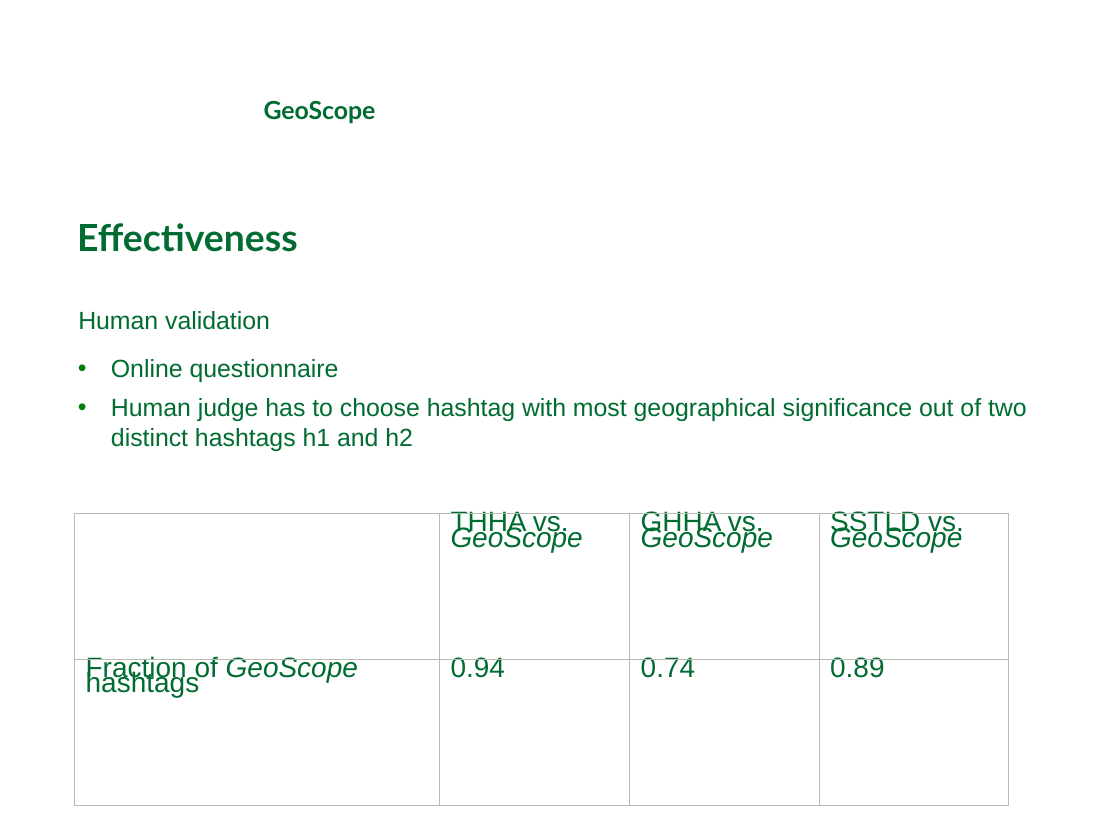
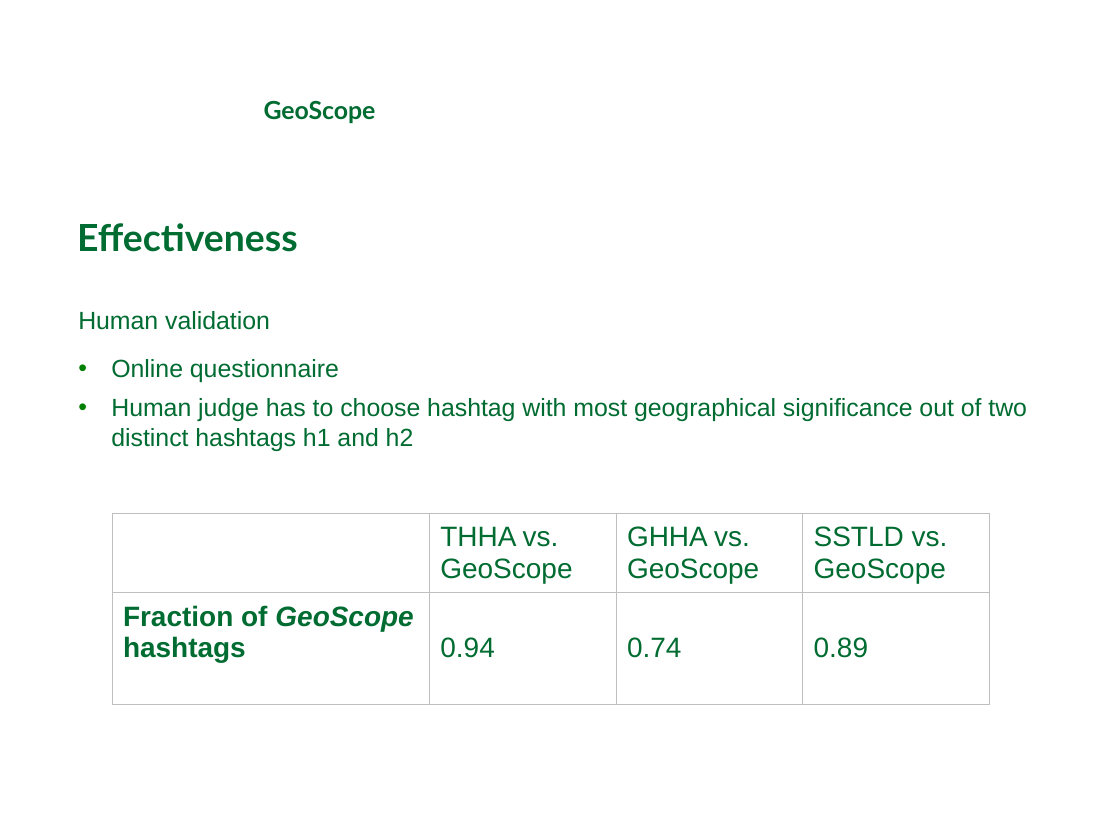
Before and after one commit to michaelprummer/datascience, a slide deck: slide 14 of GeoScope/DataScience1.ppt. Drawn at 1120x840 pixels with LibreOffice and Linux fonts; fonts in the diff are those of the drawing; background and template pictures are left out. Boxes give left, top, right and bottom in pixels: in the first picture for what was removed or moved away, otherwise in the second. Text is boxed around its words. In the diff, an @@ line names an element or a change of style, - is before the commit and + after.

```diff
--- a/GeoScope/DataScience1.ppt
+++ b/GeoScope/DataScience1.ppt
@@ table at (112, 513, 990, 671) @@
-row 1, column 2: THHA vs. GeoScope
+row 1, column 2: THHA vs. / GeoScope
-row 1, column 4: SSTLD vs. / GeoScope
+row 1, column 4: SSTLD vs. GeoScope
@@ fill #FFFFFF at 20% opacity to none in row 2 @@
@@ italic off in "GeoScope" @@
@@ bold on in "Fraction of GeoScope hashtags" @@
@@ line spacing 0.5 to 1 @@
@@ borders changed @@
@@ table: place and size @@
-table at (75, 513, 1009, 785)
+table at (112, 513, 990, 671)
```
Also in this commit, not shown: 5 other slides changed.
